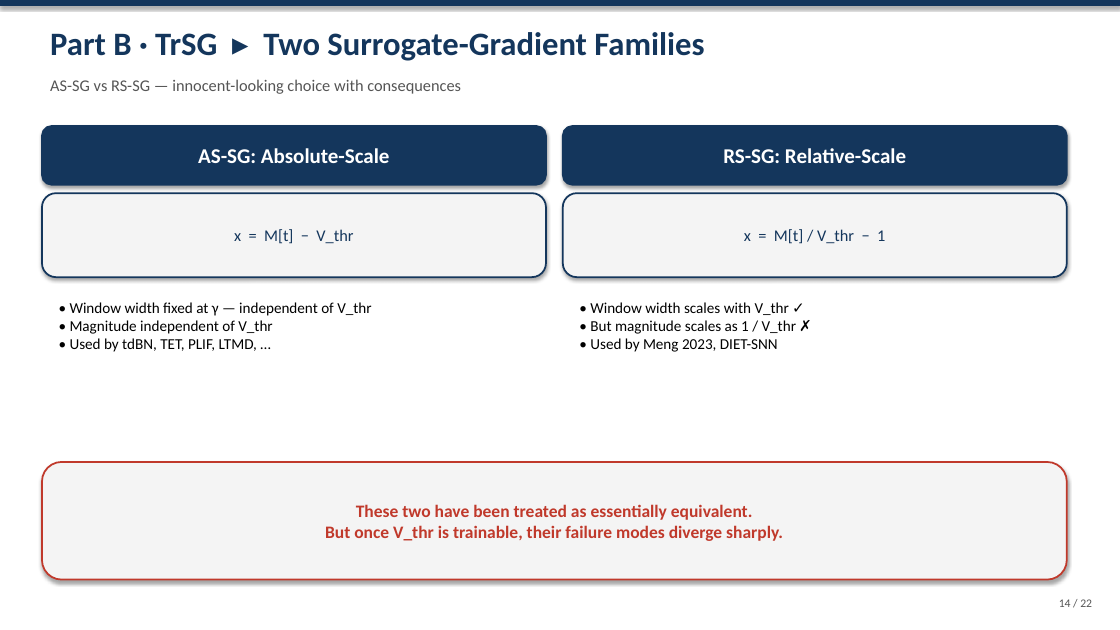
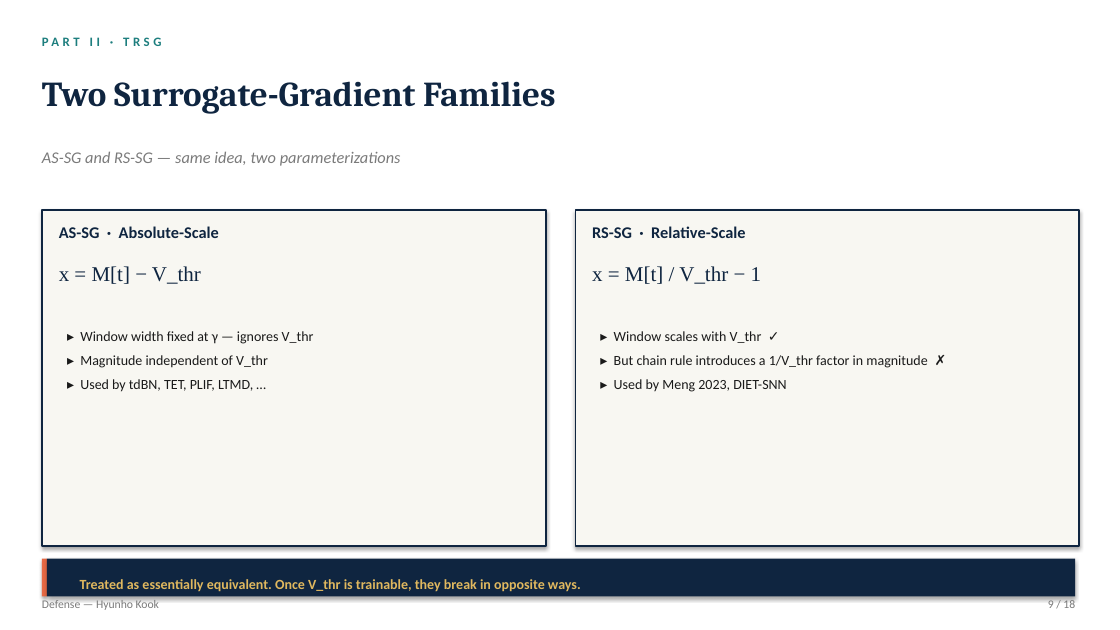
Before and after one commit to kookhh0827/POSTECH_thesis_template_latex, a slide deck: slide 9 of Hyunho_Kook_Master_Defense.pptx (slide 14 before the commit). Drawn at 1120x630 pixels with LibreOffice and Linux fonts; fonts in the diff are those of the drawing. Boxes give left, top, right and bottom in pixels: in the first picture for what was removed or moved away, otherwise in the second. Text is boxed around its words. In the diff, an @@ line names an element or a change of style, - is before the commit and + after.

```diff
--- a/Hyunho_Kook_Master_Defense.pptx
+++ b/Hyunho_Kook_Master_Defense.pptx
@@ rectangle removed at bbox=[0, 0, 1120, 6] @@
@@ text added at bbox=[42, 34, 1050, 59], 11 pt, text #1D7E7E, bold @@
+PART II · TRSG
@@ text at bbox=[42, 81, 556, 114]: text changed; size 28 to 30 pt; font Calibri to Cambria; text colour #14365C to #0F2540 @@
-Part B · TrSG ▸ Two Surrogate-Gradient Families
+Two Surrogate-Gradient Families
@@ text at bbox=[42, 151, 401, 166]: text changed; text colour #555555 to #7A7A7A; italic on @@
-AS-SG vs RS-SG — innocent-looking choice with consequences
+AS-SG and RS-SG — same idea, two parameterizations
@@ rectangle added at bbox=[42, 210, 546, 546], fill #F8F7F2, outline #0F2540 1.5 pt @@
@@ text at bbox=[59, 226, 219, 238]: text changed; size 18 to 14 pt; text colour #FFFFFF to #0F2540 @@
-AS-SG: Absolute-Scale
+AS-SG · Absolute-Scale
@@ text "AS-SG · Absolute-Scale": place and size @@
-text "AS-SG · Absolute-Scale" at bbox=[42, 126, 546, 185]
+text "AS-SG · Absolute-Scale" at bbox=[59, 226, 219, 238]
@@ text "AS-SG · Absolute-Scale" at bbox=[59, 226, 219, 238]: vertical alignment middle to top; fill #14365C to none; outline #14365C 1.5 pt to none; shadow off @@
@@ rectangle added at bbox=[576, 210, 1080, 546], fill #F8F7F2, outline #0F2540 1.5 pt @@
@@ text "RS-SG · Relative-Scale" at bbox=[592, 226, 745, 238]: vertical alignment middle to top; fill #14365C to none; outline #14365C 1.5 pt to none; shadow off @@
@@ text at bbox=[592, 226, 745, 238]: text changed; size 18 to 14 pt; text colour #FFFFFF to #0F2540 @@
-RS-SG: Relative-Scale
+RS-SG · Relative-Scale
@@ text "RS-SG · Relative-Scale": place and size @@
-text "RS-SG · Relative-Scale" at bbox=[563, 126, 1067, 185]
+text "RS-SG · Relative-Scale" at bbox=[592, 226, 745, 238]
@@ text "x = M[t] − V_thr": place and size @@
-text "x = M[t] − V_thr" at bbox=[42, 193, 546, 277]
+text "x = M[t] − V_thr" at bbox=[59, 266, 201, 284]
@@ text "x = M[t] − V_thr" at bbox=[59, 266, 201, 284]: size 14 to 18 pt, font Calibri to Times New Roman, text colour #14365C to #0F2540; alignment centre to left; vertical alignment middle to top; fill #F4F4F4 to none; outline #14365C 1.5 pt to none; shadow off @@
@@ text "x = M[t] / V_thr ..." at bbox=[592, 266, 762, 284]: size 14 to 18 pt, font Calibri to Times New Roman, text colour #14365C to #0F2540; alignment centre to left; vertical alignment middle to top; fill #F4F4F4 to none; outline #14365C 1.5 pt to none; shadow off @@
@@ text "x = M[t] / V_thr ...": place and size @@
-text "x = M[t] / V_thr ..." at bbox=[563, 193, 1067, 277]
+text "x = M[t] / V_thr ..." at bbox=[592, 266, 762, 284]
@@ text at bbox=[80, 331, 314, 392]: text changed; size 13 to 12 pt; text colour #000000 to #1A1A1A @@
-• Window width fixed at γ — independent of V_thr
-• Magnitude independent of V_thr
-• Used by tdBN, TET, PLIF, LTMD, …
+▸ Window width fixed at γ — ignores V_thr
+▸ Magnitude independent of V_thr
+▸ Used by tdBN, TET, PLIF, LTMD, …
@@ text at bbox=[614, 331, 927, 392]: text changed; size 13 to 12 pt; text colour #000000 to #1A1A1A @@
-• Window width scales with V_thr ✓
-• But magnitude scales as 1 / V_thr ✗
-• Used by Meng 2023, DIET-SNN
+▸ Window scales with V_thr ✓
+▸ But chain rule introduces a 1/V_thr factor in magnitude ✗
+▸ Used by Meng 2023, DIET-SNN
@@ rounded rectangle removed at bbox=[42, 462, 1067, 580] @@
-These two have been treated as essentially equivalent.
-But once V_thr is trainable, their failure modes diverge sharply.
@@ rectangle added at bbox=[42, 559, 47, 597], fill #E56945 @@
@@ rectangle added at bbox=[47, 559, 1075, 597], fill #0F2540 @@
@@ text added at bbox=[80, 579, 581, 592], 12 pt, text #E0B85F, bold @@
+Treated as essentially equivalent. Once V_thr is trainable, they break in opposite ways.
@@ text removed at bbox=[1059, 599, 1092, 607] @@
-14 / 22
@@ text added at bbox=[42, 600, 159, 610], 10 pt, text #7A7A7A @@
+Defense — Hyunho Kook
@@ text added at bbox=[1048, 600, 1075, 608], 10 pt, text #7A7A7A @@
+9 / 18
```
Also in this commit, not shown: 4 other slides changed, 13 slides added, 17 slides removed, 1 other file.
